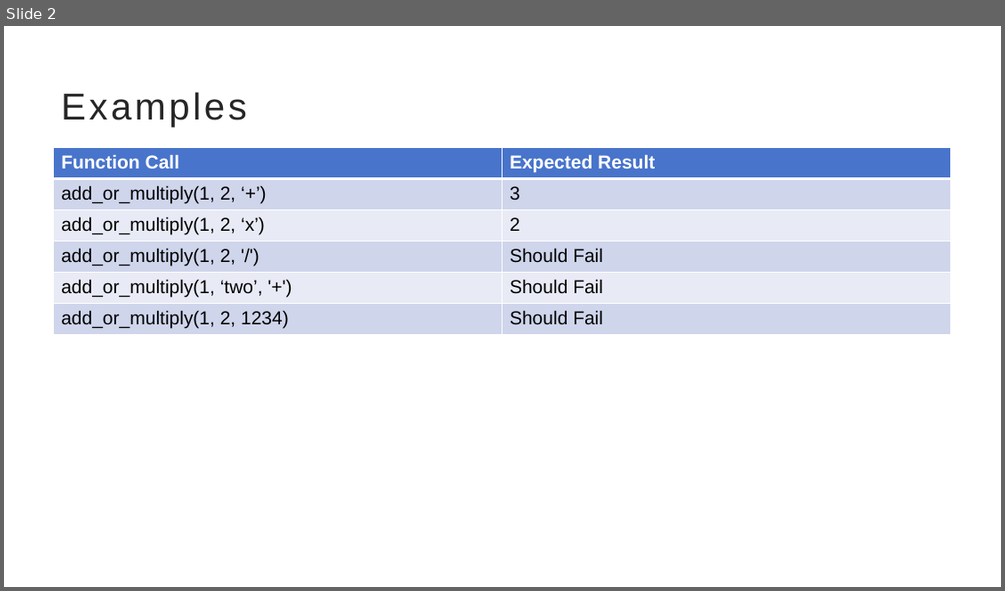
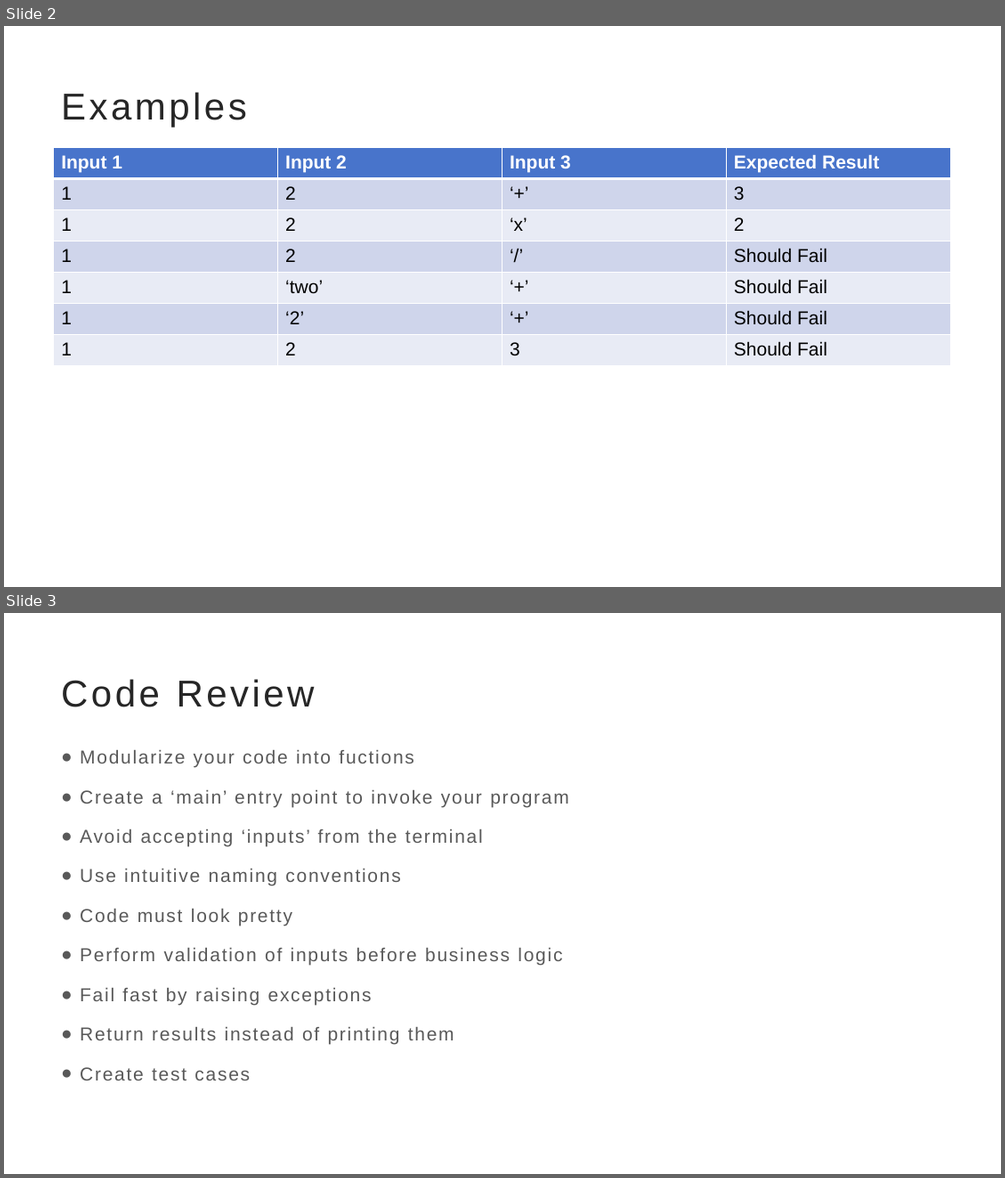
Before and after one commit to brinda-25/workshop, a slide deck: Day2/code_review/code_review.pptx. Shown one above the other, each under a label of ours: slide 2 before the commit, slides 2 and 3 after it. The pictures are 1005x591 and 1005x1178 pixels, drawn with LibreOffice and Linux fonts; fonts in the diff are those of the drawing. Boxes give left, top, right and bottom in pixels: in the first picture for what was removed or moved away, otherwise in the second. Text is boxed around its words. In the diff, an @@ line names an element or a change of style, - is before the commit and + after.

Commit message:
added slide for code review findings

```diff
--- a/Day2/code_review/code_review.pptx
+++ b/Day2/code_review/code_review.pptx
@@ slide 3 added at [4, 613, 1001, 1174], background #FFFFFF @@
@@ title added at [61, 679, 315, 707], 36 pt, text #262626 @@
+Code Review
@@ text added at [80, 750, 569, 1080], 18 pt, text #595959 @@
+● Modularize your code into fuctions
+● Create a ‘main’ entry point to invoke your program
+● Avoid accepting ‘inputs’ from the terminal
+● Use intuitive naming conventions
+● Code must look pretty
+● Perform validation of inputs before business logic
+● Fail fast by raising exceptions
+● Return results instead of printing them
+● Create test cases
@@ slide 2 changed as well @@
@@ table at [54, 148, 952, 387] @@
-Function Call | Expected Result
-add_or_multiply(1, 2, ‘+’) | 3
-add_or_multiply(1, 2, ‘x’) | 2
-add_or_multiply(1, 2, '/') | Should Fail
-add_or_multiply(1, ‘two’, '+') | Should Fail
-add_or_multiply(1, 2, 1234) | Should Fail
+Input 1 | Input 2 | Input 3 | Expected Result
+1 | 2 | ‘+’ | 3
+1 | 2 | ‘x’ | 2
+1 | 2 | ‘/’ | Should Fail
+1 | ‘two’ | ‘+’ | Should Fail
+1 | ‘2’ | ‘+’ | Should Fail
+1 | 2 | 3 | Should Fail
```
Also in this commit, not shown: 1 other slide changed.
